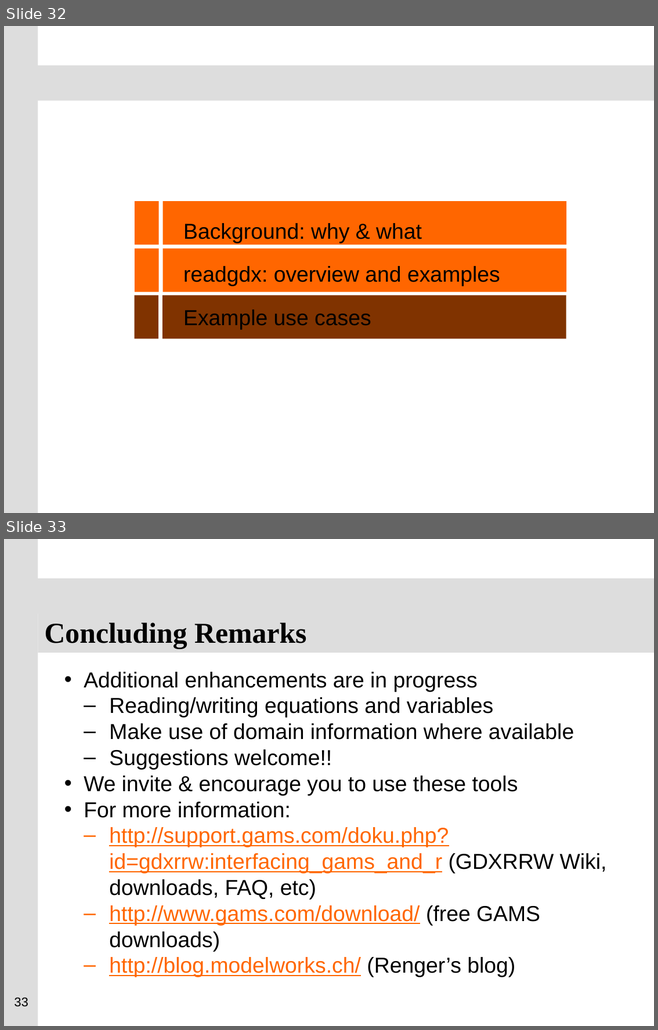
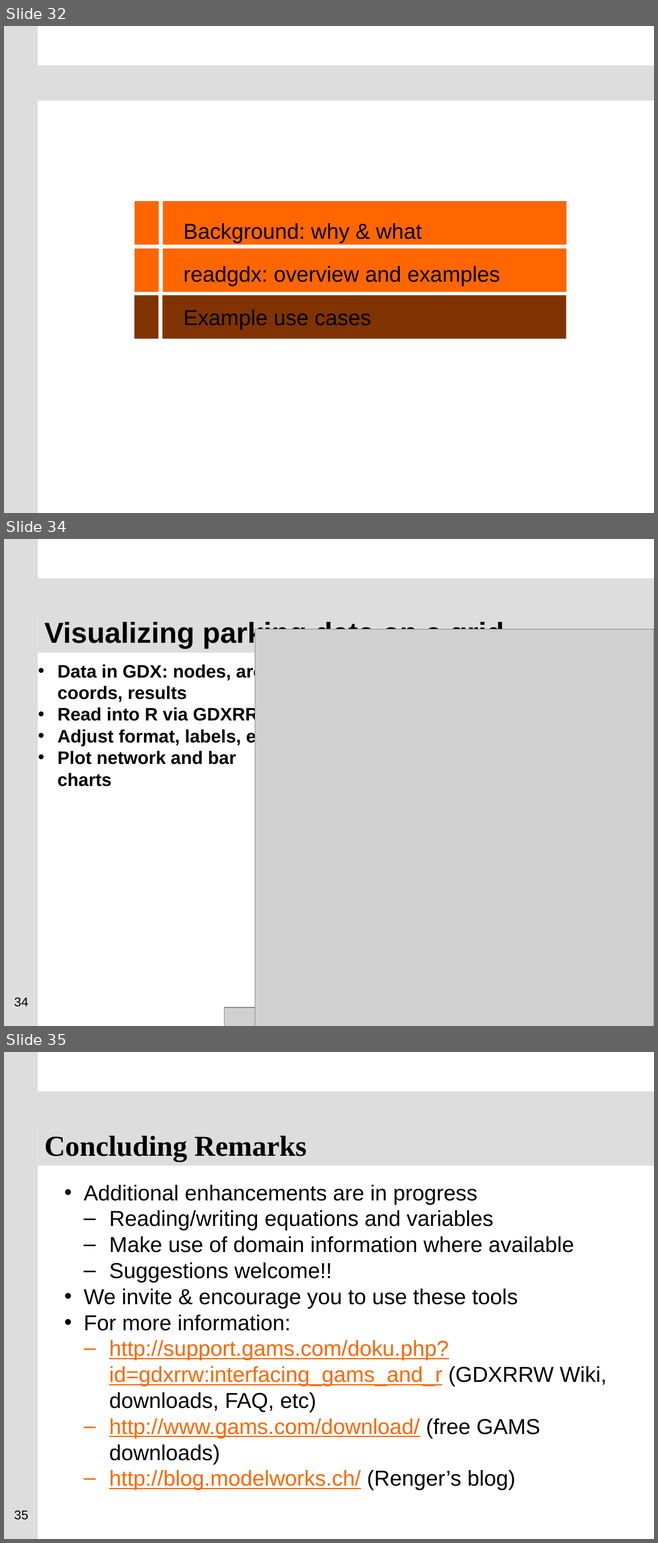
Before and after one commit to GAMS-dev/gdxrrw, a slide deck: sandbox/ISMP_Berlin_2012_GDXRRW.pptx. Shown one above the other, each under a label of ours: slides 32 and 33 before the commit, slides 32, 34 and 35 after it; the slides between them are not shown. The pictures are 658x1030 and 658x1543 pixels, drawn with LibreOffice and Linux fonts; fonts in the diff are those of the drawing; grey boxes stand for pictures; background and template pictures are left out. Boxes give left, top, right and bottom in pixels: in the first picture for what was removed or moved away, otherwise in the second. Text is boxed around its words. In the diff, an @@ line names an element or a change of style, - is before the commit and + after.

```diff
--- a/sandbox/ISMP_Berlin_2012_GDXRRW.pptx
+++ b/sandbox/ISMP_Berlin_2012_GDXRRW.pptx
@@ slide 34 added at bbox=[4, 539, 654, 1026], background #FFFFFF; not listed: 2 template elements that a slide beside it also shows @@
@@ title added at bbox=[45, 622, 504, 649], 32 pt, text #000000, bold @@
+Visualizing parking data on a grid
@@ picture added at bbox=[255, 629, 654, 1026] @@
@@ text added at bbox=[57, 663, 278, 787], 20 pt, text #000000, bold @@
+• Data in GDX: nodes, arcs, coords, results
+• Read into R via GDXRRW
+• Adjust format, labels, etc.
+• Plot network and bar charts
@@ page number added at bbox=[14, 997, 28, 1007], 14 pt, text #000000 @@
+34
@@ picture added at bbox=[224, 1008, 603, 1026] @@
@@ what was slide 33 is now slide 35 @@
@@ page number at bbox=[14, 1510, 28, 1520]: text changed @@
-33
+35
```
Also in this commit, not shown: 1 other slide added.
